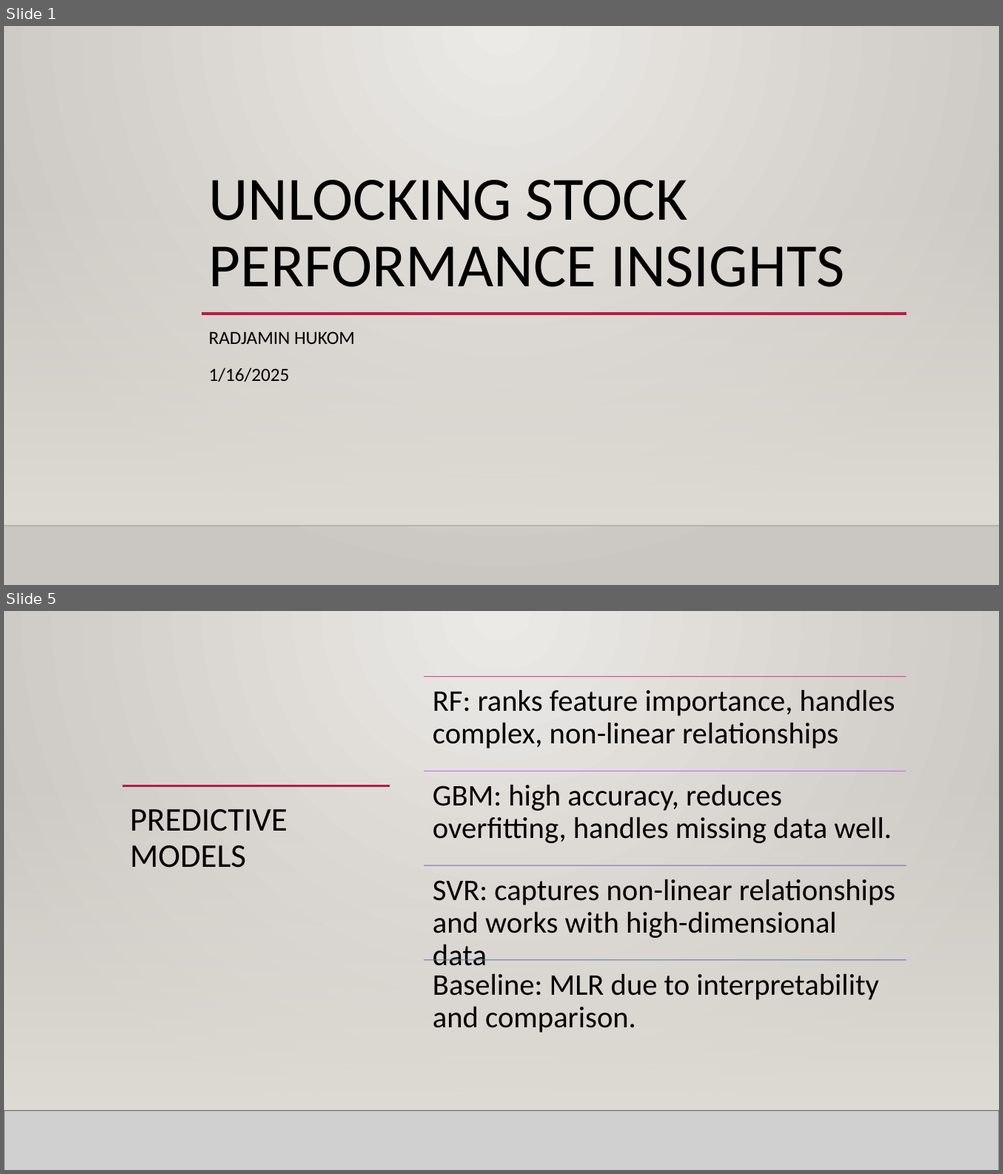
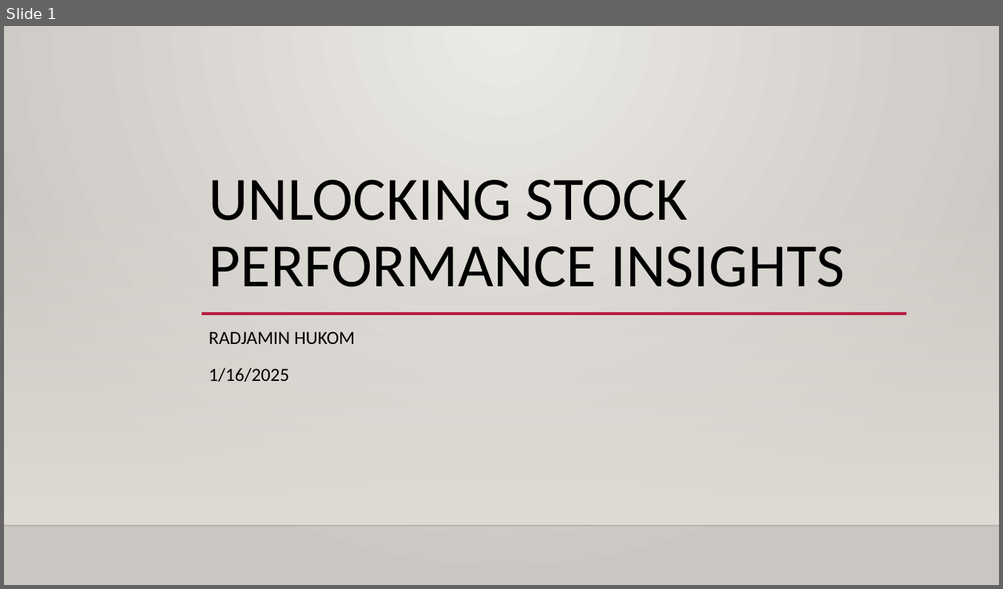
Before and after one commit to Iingxaki/Key-Financial-Indicators-Stock-Forecasting-DS450, a slide deck: Unlocking Stock Performance Insights.pptx. Shown one above the other, each under a label of ours: slides 1 and 5 before the commit, slide 1 after it; the slides between them are not shown. The pictures are 1003x1174 and 1003x589 pixels, drawn with LibreOffice and Linux fonts; fonts in the diff are those of the drawing; grey boxes stand for pictures; background and template pictures are left out. Boxes give left, top, right and bottom in pixels: in the first picture for what was removed or moved away, otherwise in the second. Text is boxed around its words. In the diff, an @@ line names an element or a change of style, - is before the commit and + after.

```diff
--- a/Unlocking Stock Performance Insights.pptx
+++ b/Unlocking Stock Performance Insights.pptx
@@ slide 5 removed at (4, 611, 999, 1170), background gradient #ECEAE7 to #CAC7C1; not listed: 2 template elements that a slide beside it also shows @@
@@ rectangle removed at (4, 611, 999, 1170) @@
@@ line removed from (122, 762) to (907, 762) @@
@@ rectangle removed at (4, 776, 999, 1111) @@
@@ line removed from (122, 786) to (390, 786) @@
@@ title removed at (130, 809, 287, 868) @@
-PREDICTIVE MODELS
@@ group removed at (424, 677, 906, 1033): 4 lines, 4 texts @@
-RF: ranks feature importance, handles complex, non-linear relationships
-GBM: high accuracy, reduces overfitting, handles missing data well.
-SVR: captures non-linear relationships and works with high-dimensional data
-Baseline: MLR due to interpretability and comparison.
@@ picture removed at (4, 1111, 999, 1170) @@
@@ line removed from (4, 1111) to (999, 1111) @@
```
Also in this commit, not shown: 3 slides changed, 16 slides added, 1 other slide removed.
